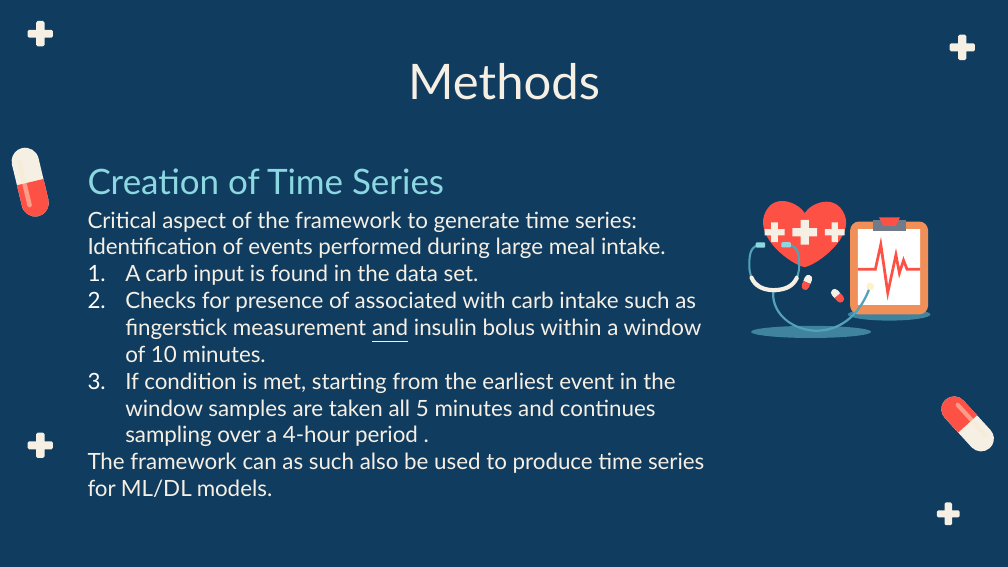
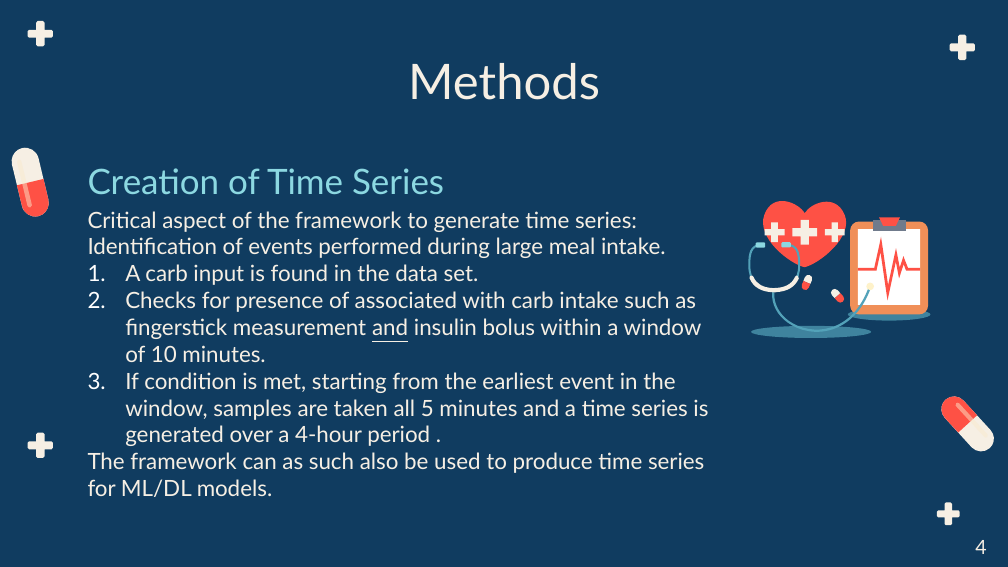
Before and after one commit to BME-Students/DDDM-Project7, a slide deck: slide 4 of From Finger Stick Blood Glucose Samples to the Predictive Power of continuous glucose monitoring.pptx. Drawn at 1008x567 pixels with LibreOffice and Linux fonts; fonts in the diff are those of the drawing. Boxes give left, top, right and bottom in pixels: in the first picture for what was removed or moved away, otherwise in the second. Text is boxed around its words. In the diff, an @@ line names an element or a change of style, - is before the commit and + after.

Commit message:
updated presentation

```diff
--- a/From Finger Stick Blood Glucose Samples to the Predictive Power of continuous glucose monitoring.pptx
+++ b/From Finger Stick Blood Glucose Samples to the Predictive Power of continuous glucose monitoring.pptx
@@ text at bbox=[125, 372, 708, 446]: text changed @@
-3. If condition is met, starting from the earliest event in the window samples are taken all 5 minutes and continues sampling over a 4-hour period .
+3. If condition is met, starting from the earliest event in the window, samples are taken all 5 minutes and a time series is generated over a 4-hour period .
@@ text added at bbox=[975, 540, 986, 554], 14 pt, text #F6EFE4 @@
+4
```
Also in this commit, not shown: 13 other slides changed, 2 slides added, 3 slides removed, 4 other files.
